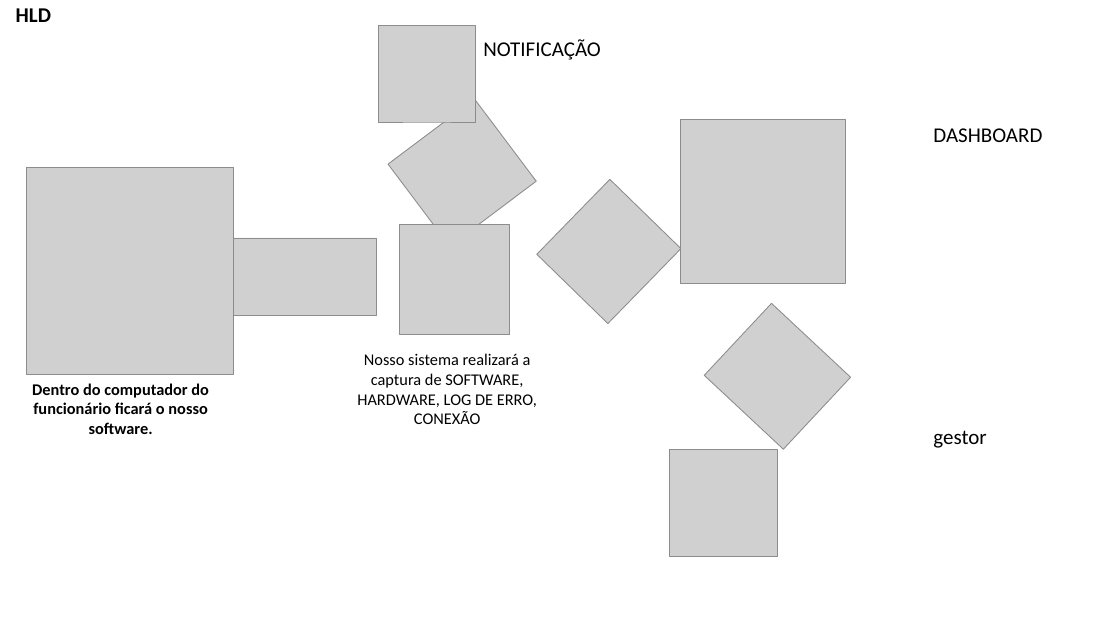
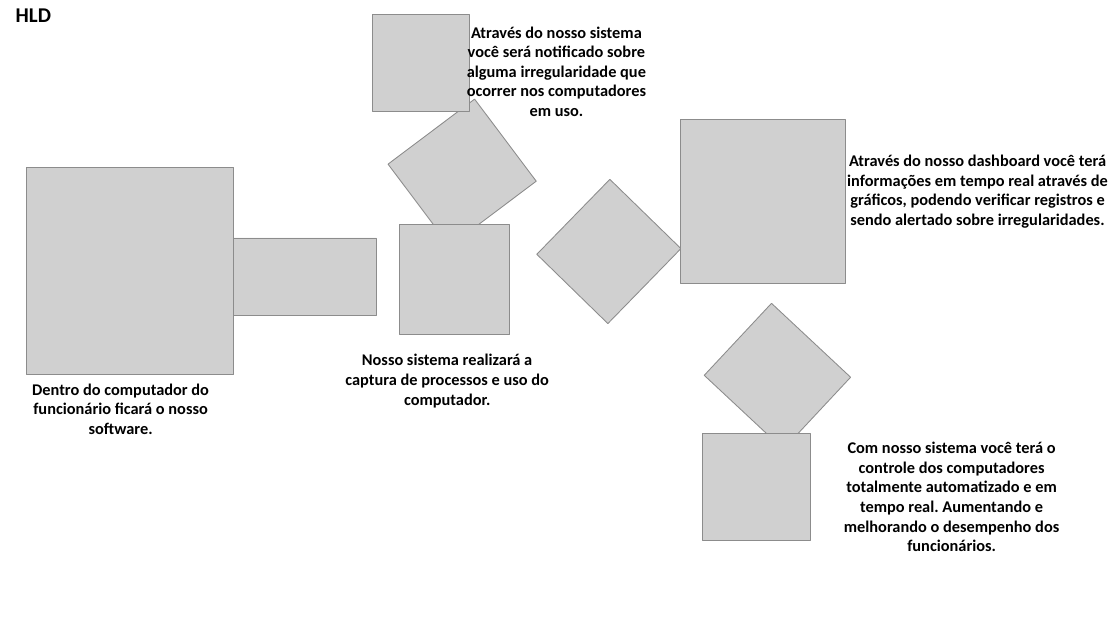
Before and after one commit to BandTec/grupo-07-adsa-20201, a slide deck: slide 2 of Documentação/HLD.LLD.DIAGRAMA.pptx. Drawn at 1120x630 pixels with LibreOffice and Linux fonts; fonts in the diff are those of the drawing; grey boxes stand for pictures. Boxes give left, top, right and bottom in pixels: in the first picture for what was removed or moved away, otherwise in the second. Text is boxed around its words. In the diff, an @@ line names an element or a change of style, - is before the commit and + after.

```diff
--- a/Documentação/HLD.LLD.DIAGRAMA.pptx
+++ b/Documentação/HLD.LLD.DIAGRAMA.pptx
@@ picture: place and size @@
-picture at <box>379,25,476,122</box>
+picture at <box>373,14,470,111</box>
@@ text added at <box>467,26,646,116</box>, 14 pt, text #000000, bold @@
+Através do nosso sistema você será notificado sobre alguma irregularidade que ocorrer nos computadores em uso.
@@ text removed at <box>483,39,600,60</box> @@
-NOTIFICAÇÃO
@@ text removed at <box>933,128,1042,142</box> @@
-DASHBOARD
@@ text added at <box>847,154,1108,228</box>, 14 pt, text #000000, bold @@
+Através do nosso dashboard você terá informações em tempo real através de gráficos, podendo verificar registros e sendo alertado sobre irregularidades.
@@ text at <box>345,353,549,408</box>: text changed; bold on @@
-Nosso sistema realizará a captura de SOFTWARE, HARDWARE, LOG DE ERRO, CONEXÃO
+Nosso sistema realizará a captura de processos e uso do computador.
@@ picture: place and size @@
-picture at <box>670,450,777,557</box>
+picture at <box>702,434,810,541</box>
@@ text added at <box>844,441,1059,551</box>, 14 pt, text #000000, bold @@
+Com nosso sistema você terá o controle dos computadores totalmente automatizado e em tempo real. Aumentando e melhorando o desempenho dos funcionários.
@@ text removed at <box>933,430,986,448</box> @@
-gestor
```
Also in this commit, not shown: 1 other slide changed, 1 slide added, 1 slide removed, 4 other files.
